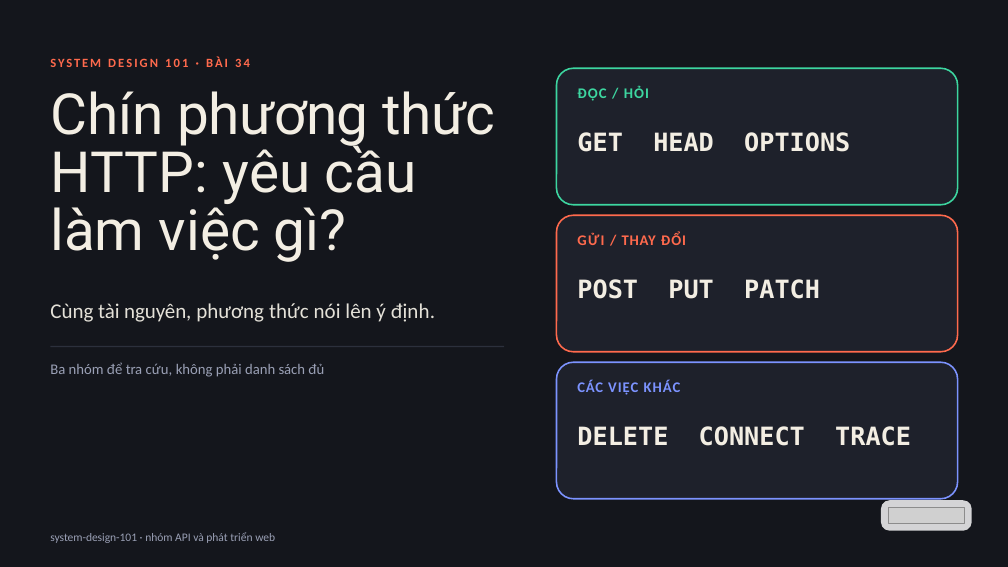
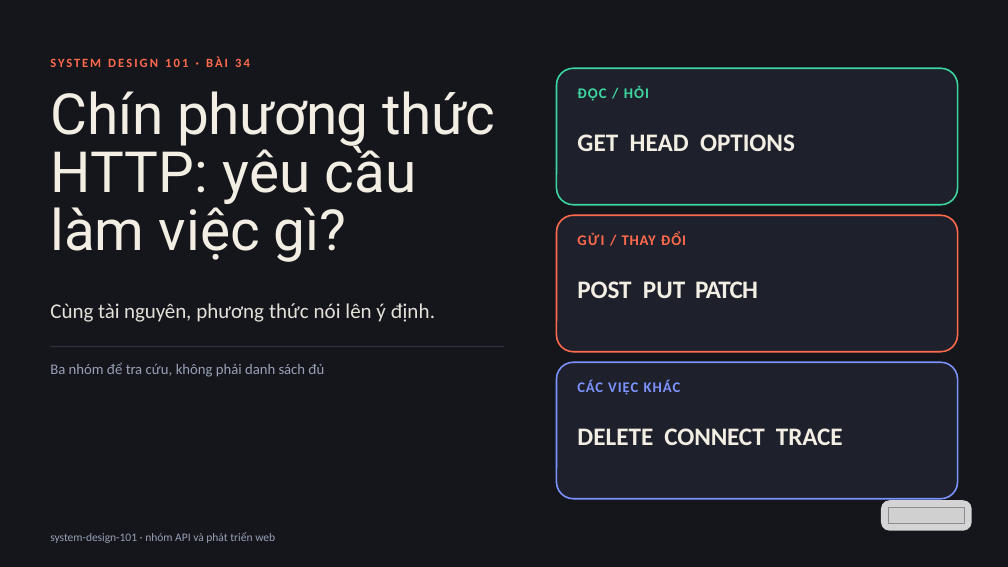
Before and after one commit to vohoailinh90/tool-marketing-studio, a slide deck: slide 1 of system-design-101/vi/lessons/sd-01-034/slides/sd-01-034.pptx. Drawn at 1008x567 pixels with LibreOffice and Linux fonts; fonts in the diff are those of the drawing; grey boxes stand for pictures. Boxes give left, top, right and bottom in pixels: in the first picture for what was removed or moved away, otherwise in the second. Text is boxed around its words. In the diff, an @@ line names an element or a change of style, - is before the commit and + after.

```diff
--- a/system-design-101/vi/lessons/sd-01-034/slides/sd-01-034.pptx
+++ b/system-design-101/vi/lessons/sd-01-034/slides/sd-01-034.pptx
@@ text "GET HEAD OPTIONS" at bbox=[577, 134, 795, 151]: font DejaVu Sans Mono to Calibri; letter spacing 0 to -0.1 pt in "OPTIONS" @@
@@ text "POST PUT PATCH" at bbox=[577, 281, 758, 298]: font DejaVu Sans Mono to Calibri; letter spacing 0 to -0.2 pt in "POST"; letter spacing 0 to -1.2 pt in "PATCH" @@
@@ text "DELETE CONNECT TRACE" at bbox=[577, 428, 843, 445]: font DejaVu Sans Mono to Calibri; letter spacing 0 to -0.2 pt in "CONNECT TRACE" @@
```
Also in this commit, not shown: 7 other slides changed, 1 other file.
